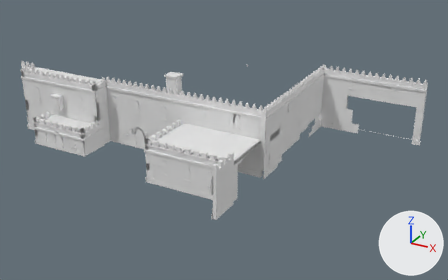
The FBX model models/AR_FataMorgana/exports/AR_FataMorgana_achterkant.fbx as it was, and as the next commit left it.
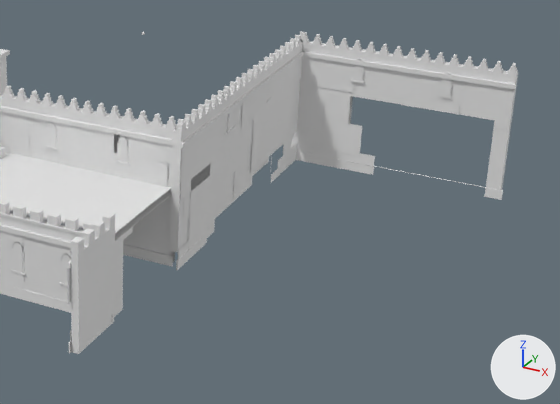
There are two pictures of each version: one whole from a camera (50 mm lens) standing at (51.0, -102.0, 32.5) and looking at (12.2, -31.4, -2.8), one close up on the part from 40% to 100% of the width and 18% to 87% of the height. Lighting does not change. The marker at lower right points along +X, +Y and +Z. The older version's two pictures come first. Vertices at exactly the same position are counted once.

The first close-up shows 'FM_dak_0_achterkant', 'FM_lijst_0_achterkant', 'FM_raam_0_achterkant', 'FM_streep_0_achterkant', 'FM_stuc_0_achterkant', 'FM_vlek1_0_achterkant', 'FM_vlek2_0_achterkant', 'FM_vlek3_0_achterkant', 'FM_vlek4_0_achterkant', 'FM_voet_0_achterkant'.
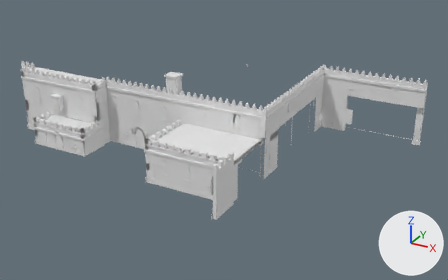
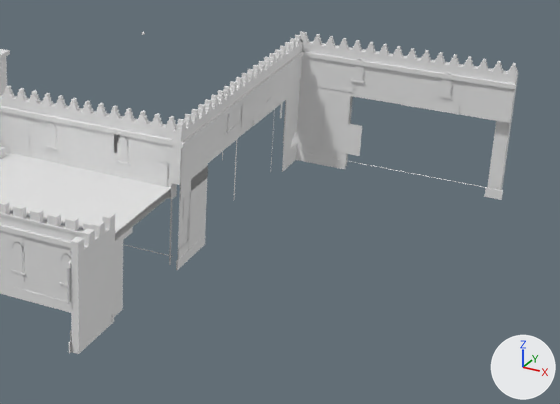
Patch to the scene script:
```diff
--- a/models/AR_FataMorgana/exports/AR_FataMorgana_achterkant.fbx.py
+++ b/models/AR_FataMorgana/exports/AR_FataMorgana_achterkant.fbx.py
@@ me_fm_achterkant_voet_001 @@
-me_fm_achterkant_voet_001.from_pydata(...)  # 179 vertices, 93 faces; spans x -11.9..37.9, y -55.0..-26.0, z 0.0..1.6
+me_fm_achterkant_voet_001.from_pydata(...)  # 217 vertices, 140 faces; spans x -11.9..28.1, y -55.0..-26.0, z 0.0..1.6
+# me_fm_achterkant_voet_001 part 1: 4 vertices removed from x 24.7..29.9, y -29.9..-26.6, z 0.0..1.3; 15 vertices added at x 24.7..28.0, y -29.0..-26.6, z 0.0..1.3
+# other edits to the shape of me_fm_achterkant_voet_001 do not show in these pictures
 me_fm_achterkant_voet_001.materials.append(mat_fm_voet)
@@ me_fm_achterkant_vlek2_001 @@
-me_fm_achterkant_vlek2_001.from_pydata(...)  # 71 vertices, 45 faces; spans x -9.5..34.8, y -51.5..-26.6, z 0.1..7.1
+me_fm_achterkant_vlek2_001.from_pydata(...)  # 94 vertices, 73 faces; spans x -9.5..34.8, y -51.5..-26.6, z 0.1..7.1
+# me_fm_achterkant_vlek2_001 part 4
+# 8 vertices are removed from x 20.1..24.7, y -44.3..-28.0, z 0.1..4.7
+# 17 faces are deleted
+# 4 vertices in x 24.7, y -32.8..-30.0, z 2.0 move by (0.0, 0.0, 3.0)
+# 16 vertices are added at x 18.0..28.0, y -44.3..-26.6, z 0.1..5.0
+# 6 new vertices lie (0.0, 1.0, 0.0) away from vertices in x 24.6..24.7, y -30.0..-29.0, z 1.1..4.5
+# 9 new vertices lie (1.0, 0.0, 0.0) away from vertices in x 18.0..28.0, y -44.3..-26.6, z 0.1..4.7
+# 45 new faces join them
 me_fm_achterkant_vlek2_001.materials.append(mat_fm_vlek2)
@@ me_fm_achterkant_stuc_001 @@
-me_fm_achterkant_stuc_001.from_pydata(...)  # 2803 vertices, 4305 faces; spans x -11.9..37.9, y -55.0..-26.0, z 0.0..9.9
+me_fm_achterkant_stuc_001.from_pydata(...)  # 3239 vertices, 5119 faces; spans x -11.9..37.9, y -55.0..-26.0, z 0.0..9.9
+# me_fm_achterkant_stuc_001 part 5: 6 vertices moved from x -3.0..24.6, y -45.9..-28.0, z 1.0..6.0 to x 0.0..24.6, y -45.9..-28.0, z 5.0..6.0; 99 vertices removed from x -6.0..37.0, y -46.0..-26.0, z 0.0..7.0; 535 vertices added at x -11.9..37.9, y -51.1..-26.0, z 0.0..8.0
 me_fm_achterkant_stuc_001.materials.append(mat_fm_stuc)
@@ me_fm_achterkant_lijst_001 @@
-me_fm_achterkant_lijst_001.from_pydata(...)  # 3963 vertices, 4932 faces; spans x -12.0..38.1, y -55.1..-25.9, z -0.1..10.1
+me_fm_achterkant_lijst_001.from_pydata(...)  # 4058 vertices, 5061 faces; spans x -12.0..38.1, y -55.1..-25.9, z -0.1..10.1
+# me_fm_achterkant_lijst_001 part 7: 5 vertices removed from x -4.0..24.2, y -46.5..-44.4, z 0.0..0.6; 60 vertices added at x -5.4..23.0, y -49.0..-44.3, z 0.0..2.3
+# other edits to the shape of me_fm_achterkant_lijst_001 do not show in these pictures
 me_fm_achterkant_lijst_001.materials.append(mat_fm_lijst)
@@ me_fm_achterkant_vlek3_001 @@
-me_fm_achterkant_vlek3_001.from_pydata(...)  # 80 vertices, 44 faces; spans x -11.7..24.6, y -54.2..-34.1, z 0.0..7.2
+me_fm_achterkant_vlek3_001.from_pydata(...)  # 129 vertices, 104 faces; spans x -11.7..24.6, y -54.2..-34.1, z 0.0..7.2
+# me_fm_achterkant_vlek3_001 part 2: 4 vertices moved from x 19.4..22.0, y -44.4, z 2.0 to x 19.4..22.0, y -44.4, z 4.0; 4 vertices removed from x 20.8..23.8, y -44.4..-44.3, z 2.0..3.9; 26 vertices added at x 17.0..23.8, y -44.4..-44.3, z 0.4..6.3
+# me_fm_achterkant_vlek3_001 part 3: 1 vertex moved from x 24.6, y -36.8, z 3.9 to x 24.6, y -36.8, z 5.0; 1 vertex removed from x 24.6, y -34.1, z 3.9; 5 vertices added at x 24.6, y -36.0..-34.1, z 5.0..5.9
+# other edits to the shape of me_fm_achterkant_vlek3_001 do not show in these pictures
 me_fm_achterkant_vlek3_001.materials.append(mat_fm_vlek3)
@@ me_fm_achterkant_streep_001 @@
-me_fm_achterkant_streep_001.from_pydata(...)  # 94 vertices, 58 faces; spans x -9.7..37.9, y -55.2..-26.0, z 0.9..7.2
+me_fm_achterkant_streep_001.from_pydata(...)  # 118 vertices, 86 faces; spans x -9.7..37.9, y -55.2..-26.0, z 0.9..7.2
+# me_fm_achterkant_streep_001 part 8: 2 vertices removed from x 37.0..37.9, y -26.5, z 4.5
+# other edits to the shape of me_fm_achterkant_streep_001 do not show in these pictures
 me_fm_achterkant_streep_001.materials.append(mat_fm_streep)
@@ me_fm_achterkant_vlek1_001 @@
-me_fm_achterkant_vlek1_001.from_pydata(...)  # 64 vertices, 42 faces; spans x -9.7..24.7, y -51.6..-29.7, z 0.2..7.2
+me_fm_achterkant_vlek1_001.from_pydata(...)  # 107 vertices, 98 faces; spans x -9.7..24.7, y -51.6..-29.7, z 0.2..7.2
+# me_fm_achterkant_vlek1_001 part 6: 9 vertices moved from x 24.7, y -40.5..-29.7, z 2.0..3.0 to x 24.7, y -40.5..-29.7, z 4.0..5.0; 6 vertices removed from x 24.6..24.7, y -40.8..-30.0, z 0.3..5.2; 49 vertices added at x 20.0..24.7, y -44.3..-30.0, z 0.3..5.2
 me_fm_achterkant_vlek1_001.materials.append(mat_fm_vlek1)
```

Boxes [x1, y1, x2, y2] around the edits, measured in the close-ups (560 x 404 px):
'FM_voet_0_achterkant', reshaped
    before: [24, 143, 501, 352]
    after: [24, 143, 346, 352]
part 1 of me_fm_achterkant_voet_001, cut back
    before: [277, 143, 375, 175]
    after: [282, 143, 346, 169]
part 2 of me_fm_achterkant_vlek3_001, cut back
    before: [137, 158, 168, 232]
    after: [137, 158, 168, 193]
part 3 of me_fm_achterkant_vlek3_001, cut back
    before: [237, 119, 254, 155]
    after: [237, 119, 254, 139]
part 4 of me_fm_achterkant_vlek2_001, cut back
    both: [68, 64, 362, 166]
part 5 of me_fm_achterkant_stuc_001, cut back
    before: [170, 81, 508, 262]
    after: [0, 43, 516, 265]
part 6 of me_fm_achterkant_vlek1_001, cut back
    both: [183, 72, 283, 249]
part 7 of me_fm_achterkant_lijst_001, cut back (mostly hidden afterwards)
    before: [123, 246, 173, 267]
    after: [123, 244, 173, 257]
part 8 of me_fm_achterkant_streep_001, deleted
    before: [494, 121, 510, 130]
